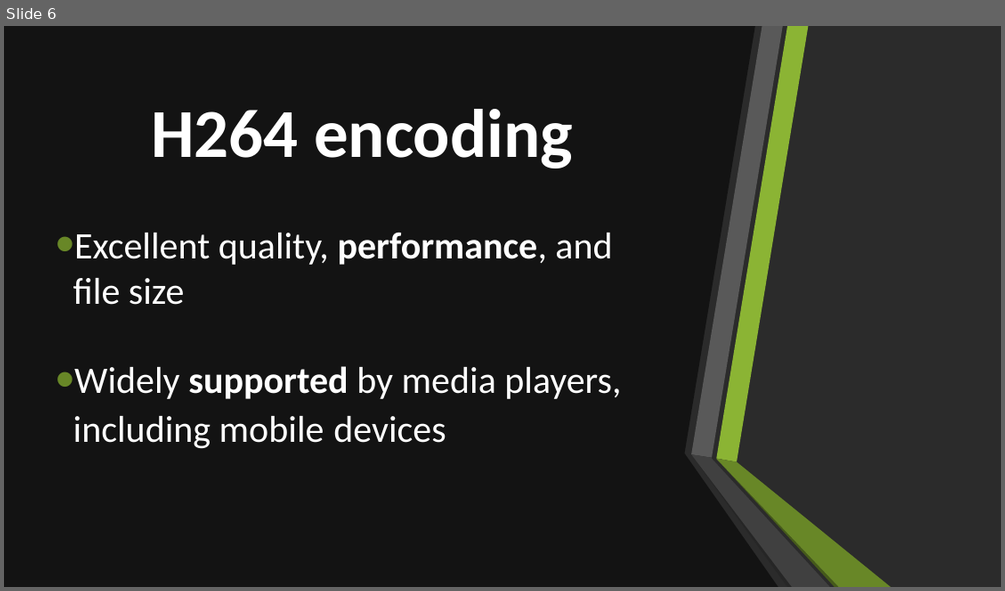
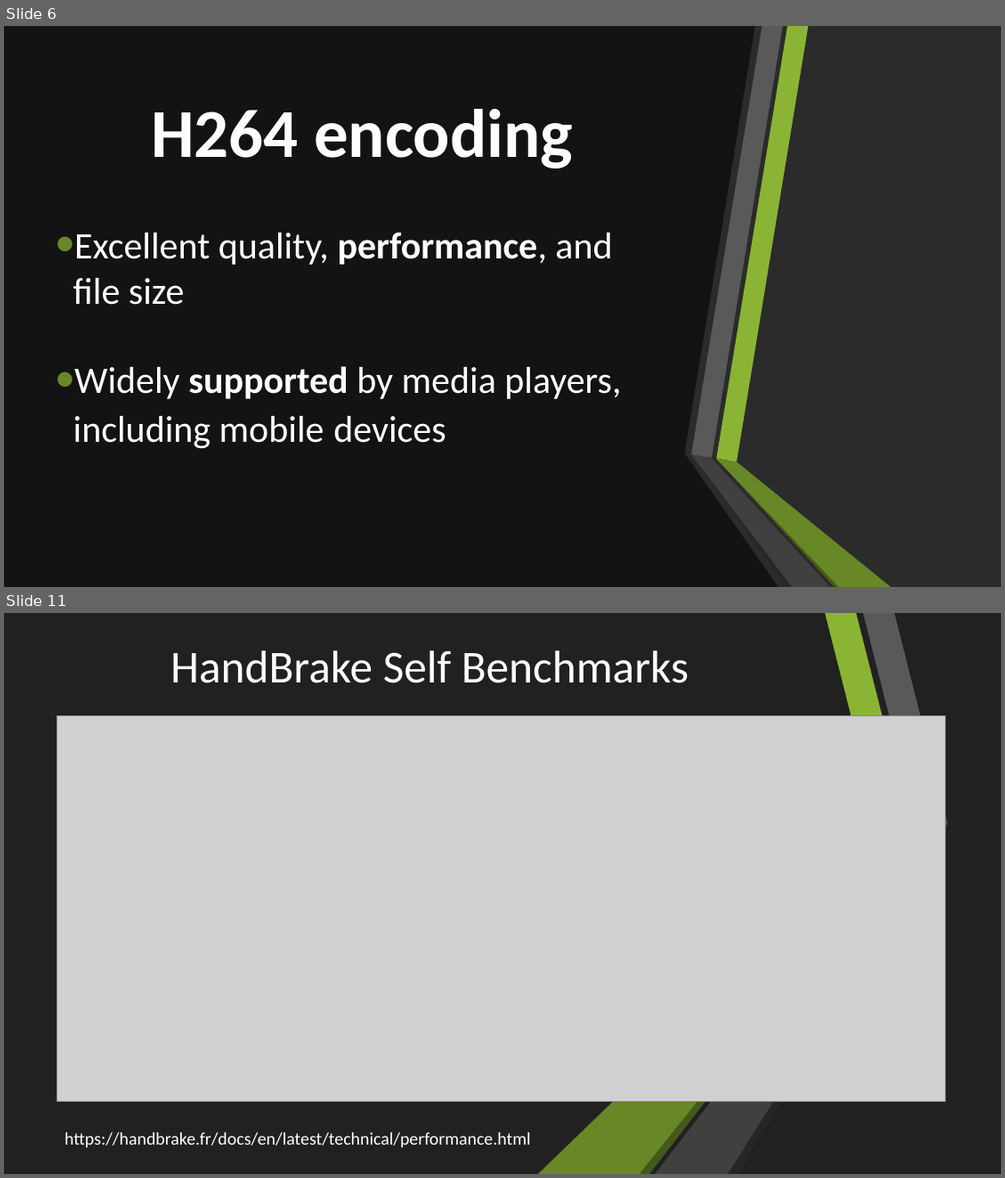
Before and after one commit to Rijndael99/encoding_bench, a slide deck: presentation.pptx. Shown one above the other, each under a label of ours: slide 6 before the commit, slides 6 and 11 after it; the slides between them are not shown. The pictures are 1005x591 and 1005x1178 pixels, drawn with LibreOffice and Linux fonts; fonts in the diff are those of the drawing; grey boxes stand for pictures; background and template pictures are left out; a plain dark background stands for a picture behind light text. Boxes give left, top, right and bottom in pixels: in the first picture for what was removed or moved away, otherwise in the second. Text is boxed around its words. In the diff, an @@ line names an element or a change of style, - is before the commit and + after.

```diff
--- a/presentation.pptx
+++ b/presentation.pptx
@@ slide 11 added at [4, 613, 1001, 1174], background #212121; not listed: 3 template elements that a slide beside it also shows @@
@@ rectangle added at [4, 613, 1001, 1174], fill #212121 @@
@@ freeform shape added at [16, 613, 107, 1045], fill #FFFFFF @@
@@ title added at [170, 650, 688, 683], 44 pt, text #FFFFFF @@
+HandBrake Self Benchmarks
@@ picture added at [57, 716, 945, 1102] @@
@@ group added at [538, 613, 948, 1174]: 6 freeform shapes @@
@@ freeform shape added at [16, 1041, 116, 1174], fill #FFFFFF @@
@@ freeform shape added at [16, 1041, 154, 1174], fill #FFFFFF @@
@@ text added at [65, 1132, 531, 1148], 17 pt, text #FFFFFF @@
+https://handbrake.fr/docs/en/latest/technical/performance.html
```
Also in this commit, not shown: 1 slide changed, 3 other slides added, 2 other files.
